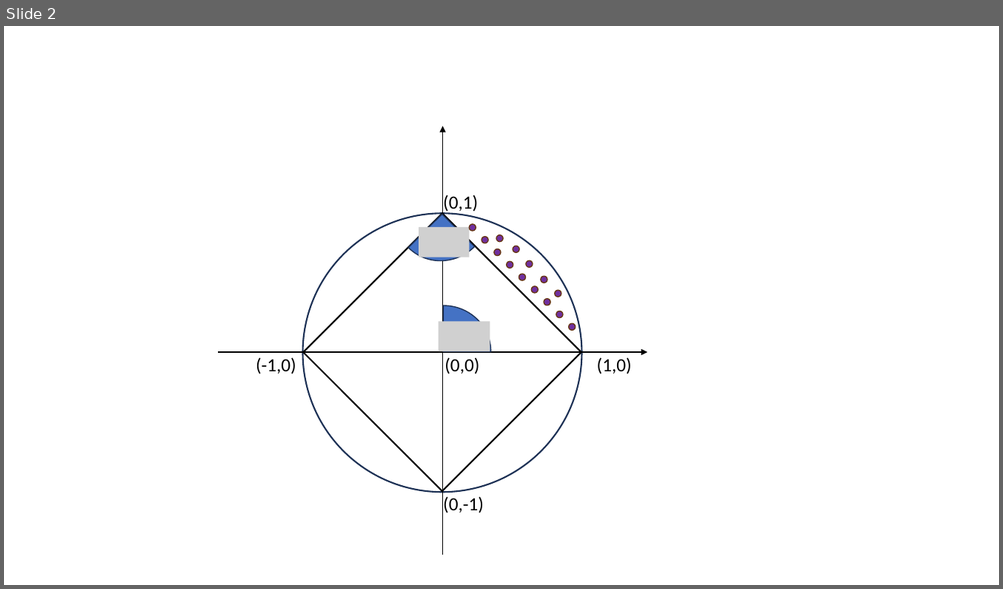
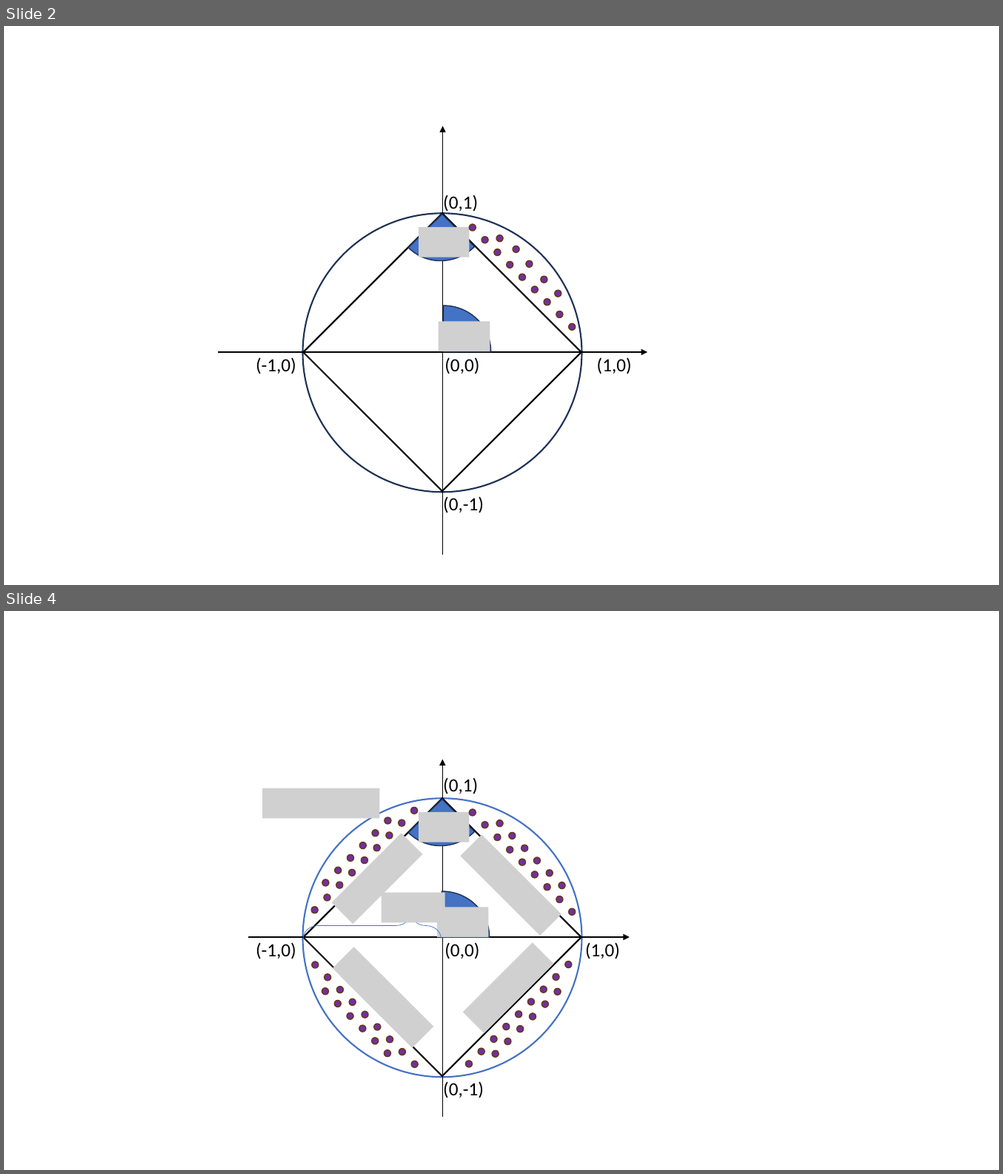
Before and after one commit to tomyaacov/BPpyEvaluation, a slide deck: rich_events/figures/regular_polygon.pptx. Shown one above the other, each under a label of ours: slide 2 before the commit, slides 2 and 4 after it; the slides between them are not shown. The pictures are 1003x589 and 1003x1174 pixels, drawn with LibreOffice and Linux fonts; fonts in the diff are those of the drawing; grey boxes stand for pictures. Boxes give left, top, right and bottom in pixels: in the first picture for what was removed or moved away, otherwise in the second. Text is boxed around its words. In the diff, an @@ line names an element or a change of style, - is before the commit and + after.

```diff
--- a/rich_events/figures/regular_polygon.pptx
+++ b/rich_events/figures/regular_polygon.pptx
@@ slide 4 added at [4,611,999,1170], background #FFFFFF @@
@@ pie slice (boxed as its full ellipse) added at [375,733,508,866], fill #4472C4, outline #1E3256 1 pt @@
@@ arrow added from (443, 1118) to (443, 760), #000000 1 pt @@
@@ text added at [443,777,478,795], 18 pt, text #000000 @@
+(0,1)
@@ picture added at [262,789,379,818] @@
@@ ellipse added at [302,798,581,1077], outline #4472C4 1.5 pt @@
@@ rectangle added at [303,798,581,1077], outline #000000 1.5 pt @@
@@ group added at [311,807,418,914]: 15 ellipses @@
@@ picture added at [419,812,469,843] @@
@@ picture added at [332,834,422,924] @@
@@ picture added at [461,835,561,936] @@
@@ picture added at [381,893,445,923] @@
@@ pie slice (boxed as its full ellipse) added at [394,891,489,983], fill #4472C4, outline #1E3256 1 pt @@
@@ group added at [469,809,575,915]: 15 ellipses @@
@@ right brace added at [303,914,441,939], outline #4472C4 0.5 pt @@
@@ picture added at [437,907,488,937] @@
@@ arrow added from (249, 938) to (629, 938), #000000 1 pt @@
@@ text added at [256,943,296,960], 18 pt, text #000000 @@
+(-1,0)
@@ text added at [444,943,479,960], 18 pt, text #000000 @@
+(0,0)
@@ picture added at [463,943,554,1034] @@
@@ text added at [585,943,620,960], 18 pt, text #000000 @@
+(1,0)
@@ picture added at [333,947,434,1048] @@
@@ group added at [311,962,418,1068]: 15 ellipses @@
@@ group added at [465,962,572,1068]: 15 ellipses @@
@@ text added at [443,1082,484,1099], 18 pt, text #000000 @@
+(0,-1)
```
Also in this commit, not shown: 1 other slide added, 17 other files.
